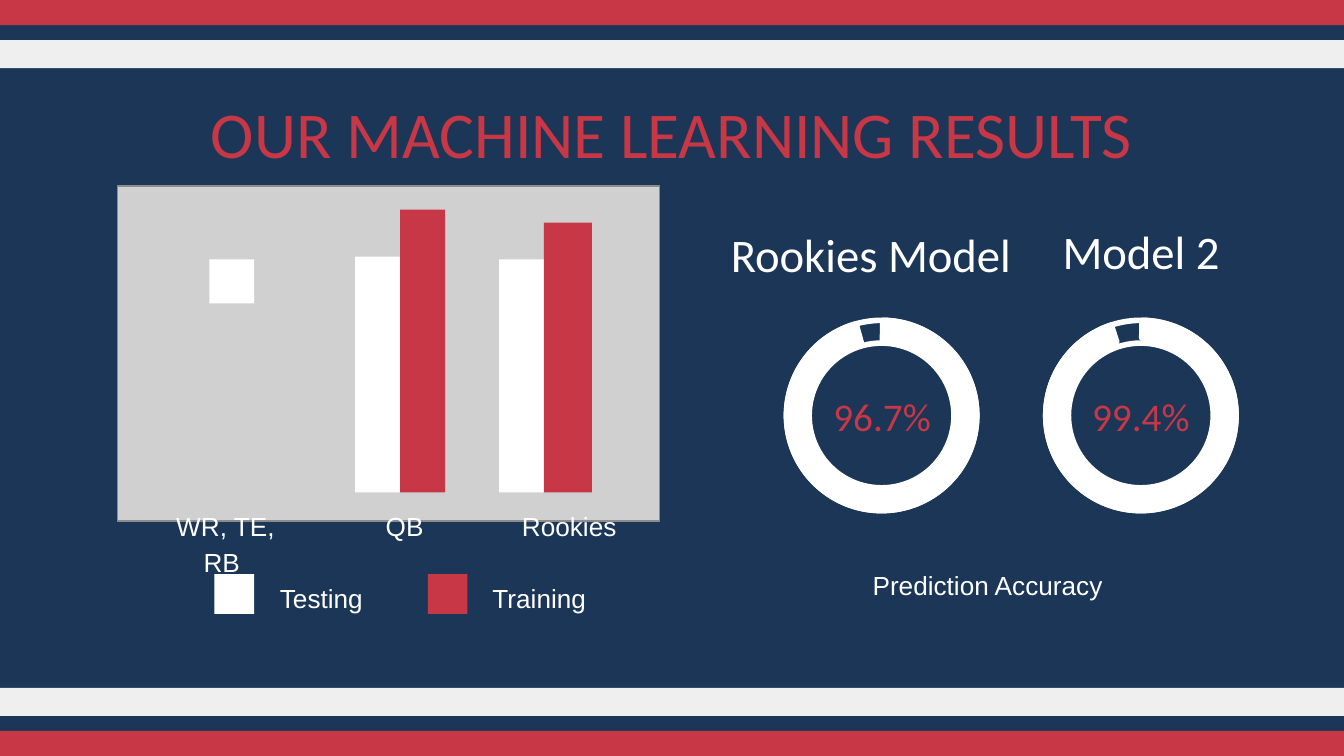
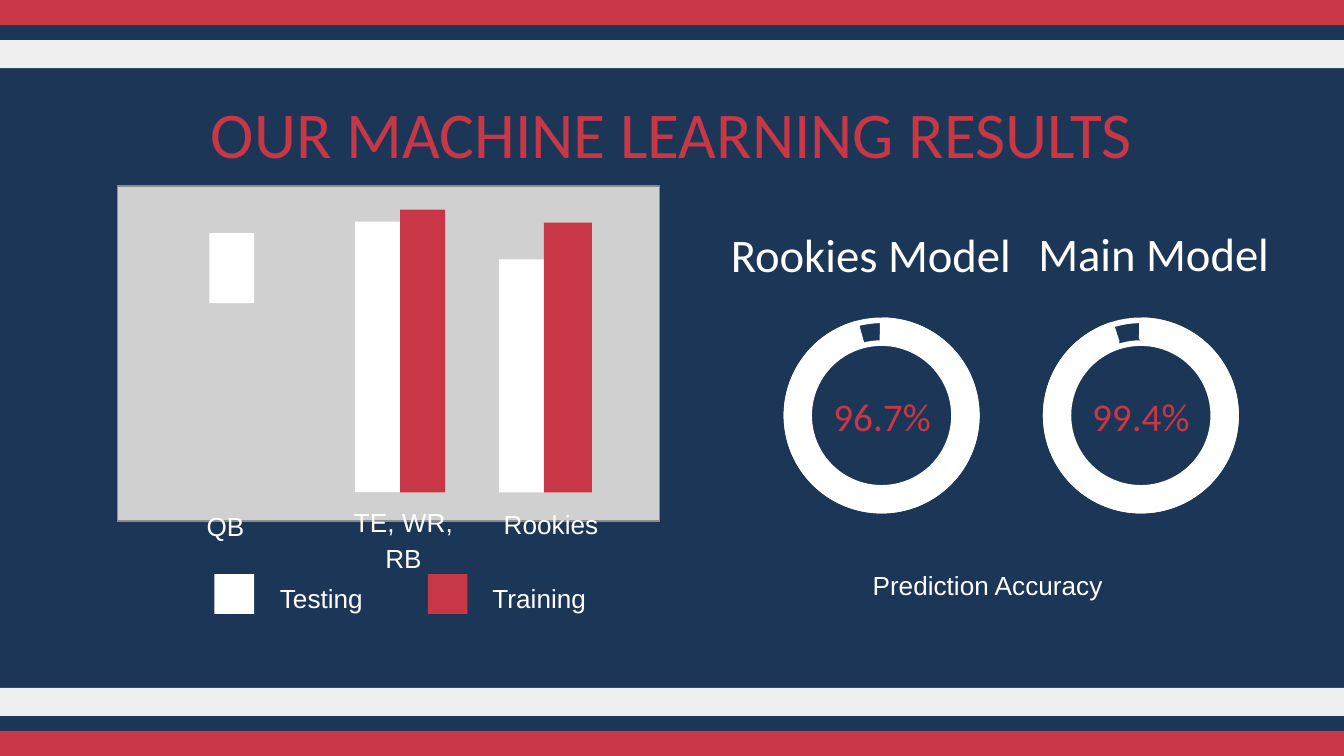
Before and after one commit to JessePRN/FantasyFootballAIAssist, a slide deck: slide 13 of Ronnie/FantasyAnalyticsPredict.pptx. Drawn at 1344x756 pixels with LibreOffice and Linux fonts; fonts in the diff are those of the drawing; grey boxes stand for pictures. Boxes give left, top, right and bottom in pixels: in the first picture for what was removed or moved away, otherwise in the second. Text is boxed around its words. In the diff, an @@ line names an element or a change of style, - is before the commit and + after.

Commit message:
Updated PPT

```diff
--- a/Ronnie/FantasyAnalyticsPredict.pptx
+++ b/Ronnie/FantasyAnalyticsPredict.pptx
@@ rectangle: place and size @@
-rectangle at <box>210,259,254,304</box>
+rectangle at <box>210,233,254,302</box>
@@ rectangle: place and size @@
-rectangle at <box>355,257,399,492</box>
+rectangle at <box>355,222,399,492</box>
@@ title at <box>1038,238,1269,272</box>: text changed @@
-Model 2
+Main Model
@@ subtitle "Rookies": place and size @@
-subtitle "Rookies" at <box>522,515,616,542</box>
+subtitle "Rookies" at <box>504,513,598,540</box>
@@ subtitle at <box>207,515,245,541</box>: text changed @@
-WR, TE, RB
+QB
@@ subtitle at <box>354,511,453,568</box>: text changed @@
-QB
+TE, WR, RB
```
Also in this commit, not shown: 5 other slides changed.
